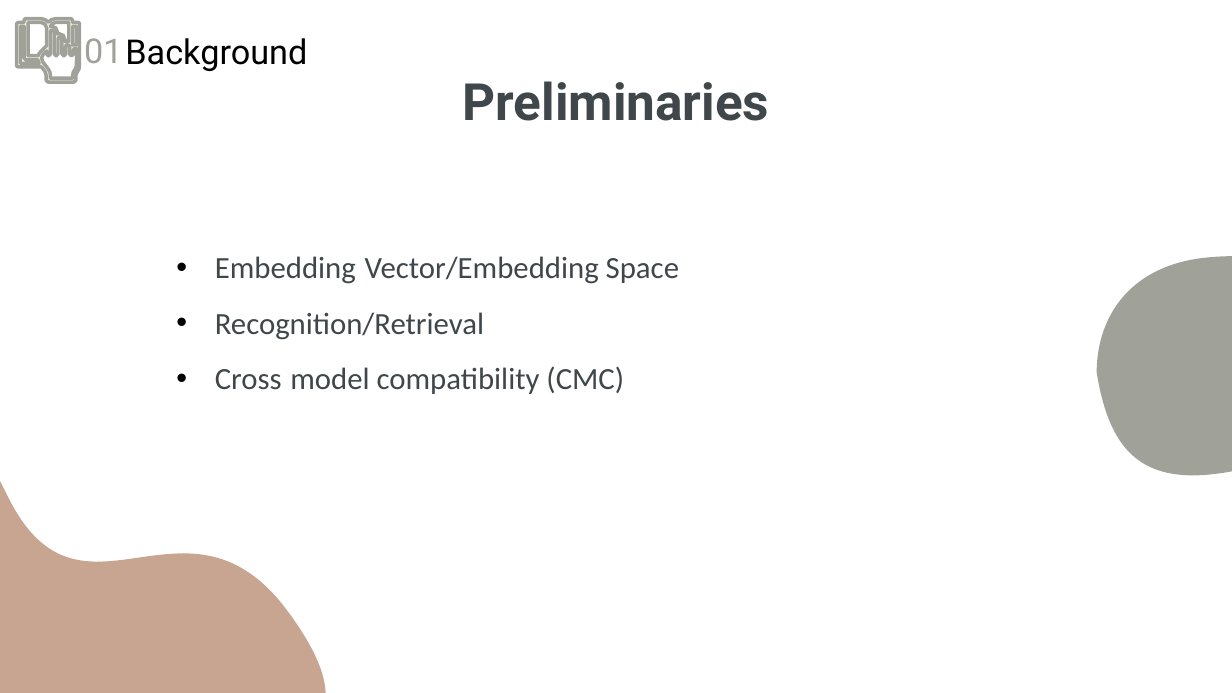
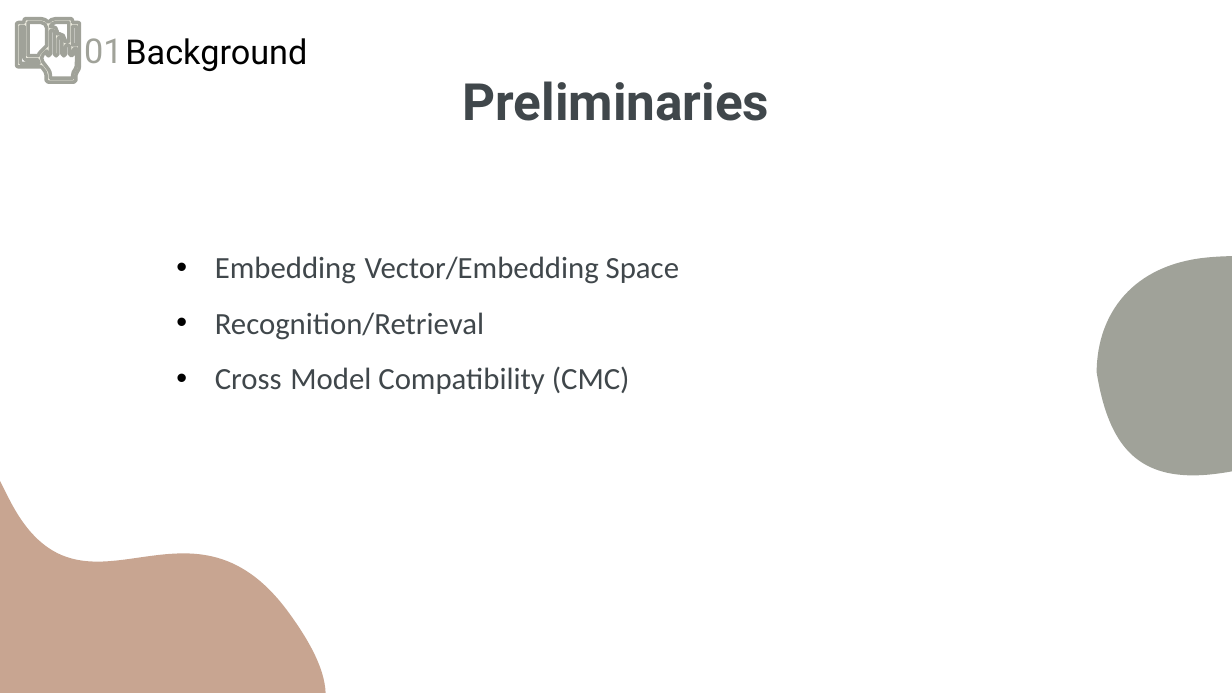
Before and after one commit to kariander1/FaceRecognition, a slide deck: slide 4 of Final Presentation.pptx. Drawn at 1232x693 pixels with LibreOffice and Linux fonts; fonts in the diff are those of the drawing. Boxes give left, top, right and bottom in pixels: in the first picture for what was removed or moved away, otherwise in the second. Text is boxed around its words. In the diff, an @@ line names an element or a change of style, - is before the commit and + after.

```diff
--- a/Final Presentation.pptx
+++ b/Final Presentation.pptx
@@ text at <box>215,366,630,394</box>: text changed @@
-• Cross model compatibility (CMC)
+• Cross Model Compatibility (CMC)
```
Also in this commit, not shown: 16 other slides changed.
